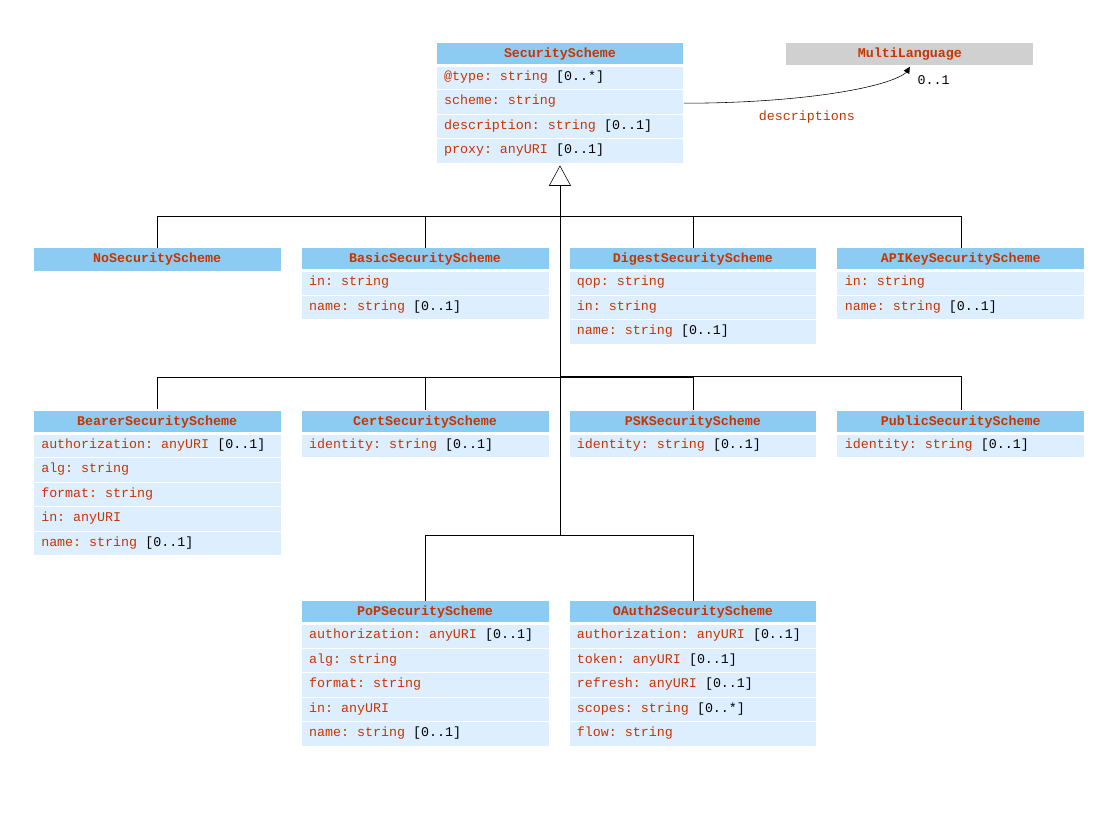
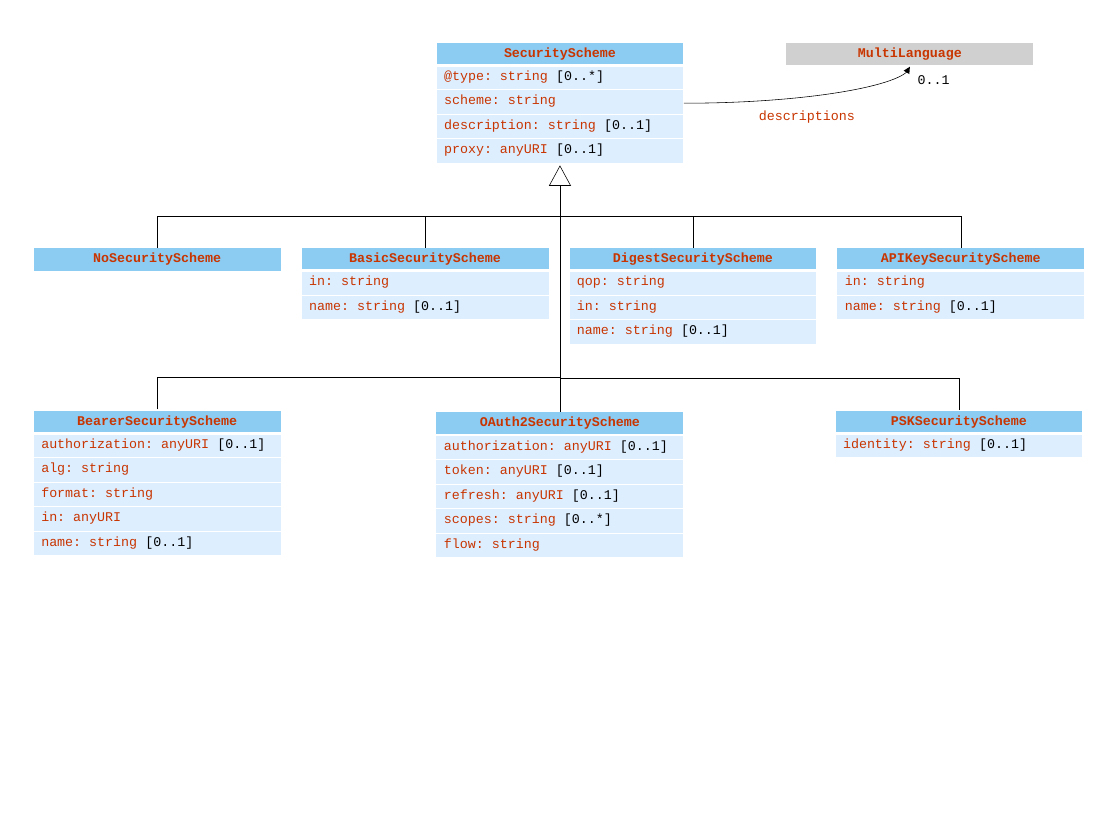
Before and after one commit to w3c/wot-thing-description, a slide deck: slide 3 of images/uml-overview.pptx. Drawn at 1120x840 pixels with LibreOffice and Linux fonts; fonts in the diff are those of the drawing. Boxes give left, top, right and bottom in pixels: in the first picture for what was removed or moved away, otherwise in the second. Text is boxed around its words. In the diff, an @@ line names an element or a change of style, - is before the commit and + after.

```diff
--- a/images/uml-overview.pptx
+++ b/images/uml-overview.pptx
@@ elbow line removed from (425, 410) to (560, 186) @@
@@ elbow line removed from (425, 601) to (560, 186) @@
@@ elbow line moved from (693, 410) - (560, 186) to (959, 410) - (560, 186) @@
@@ elbow line moved from (693, 601) - (560, 186) to (560, 412) - (560, 186) @@
@@ elbow line removed from (961, 410) to (560, 186) @@
@@ table removed at <box>301,410,549,459</box>, 2 rows, 1 columns @@
-CertSecurityScheme
-identity: string [0..1]
@@ table: place and size @@
-table at <box>569,601,817,747</box>
+table at <box>436,412,684,558</box>
@@ table: place and size @@
-table at <box>569,410,817,459</box>
+table at <box>835,410,1083,459</box>
@@ table removed at <box>837,410,1085,459</box>, 2 rows, 1 columns @@
-PublicSecurityScheme
-identity: string [0..1]
@@ table removed at <box>301,601,549,747</box>, 6 rows, 1 columns @@
-PoPSecurityScheme
-authorization: anyURI [0..1]
-alg: string
-format: string
-in: anyURI
-name: string [0..1]
```
